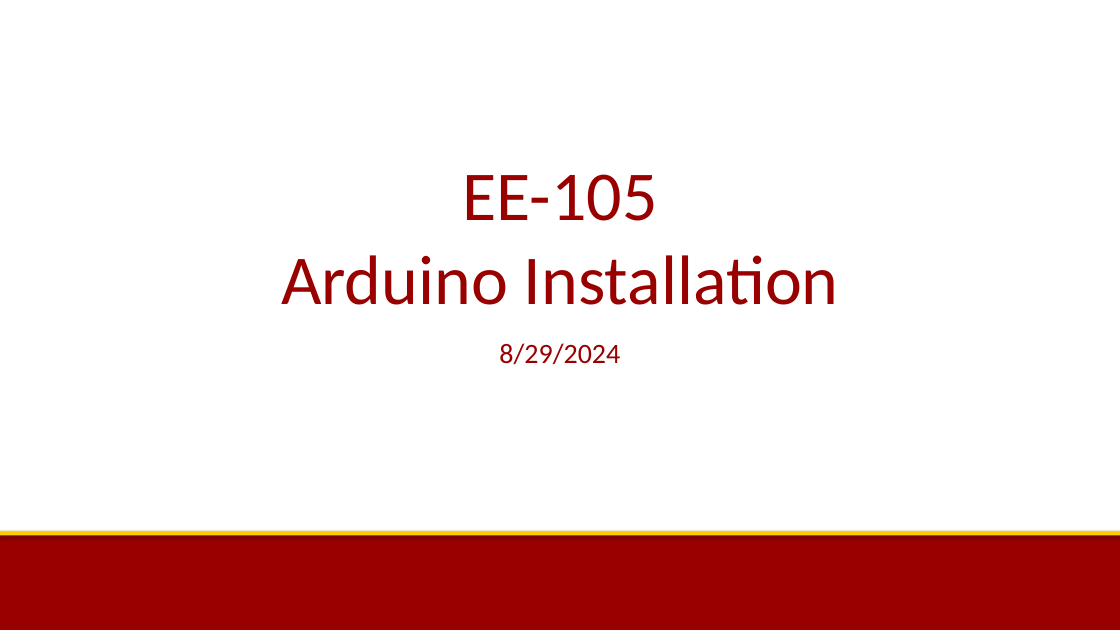
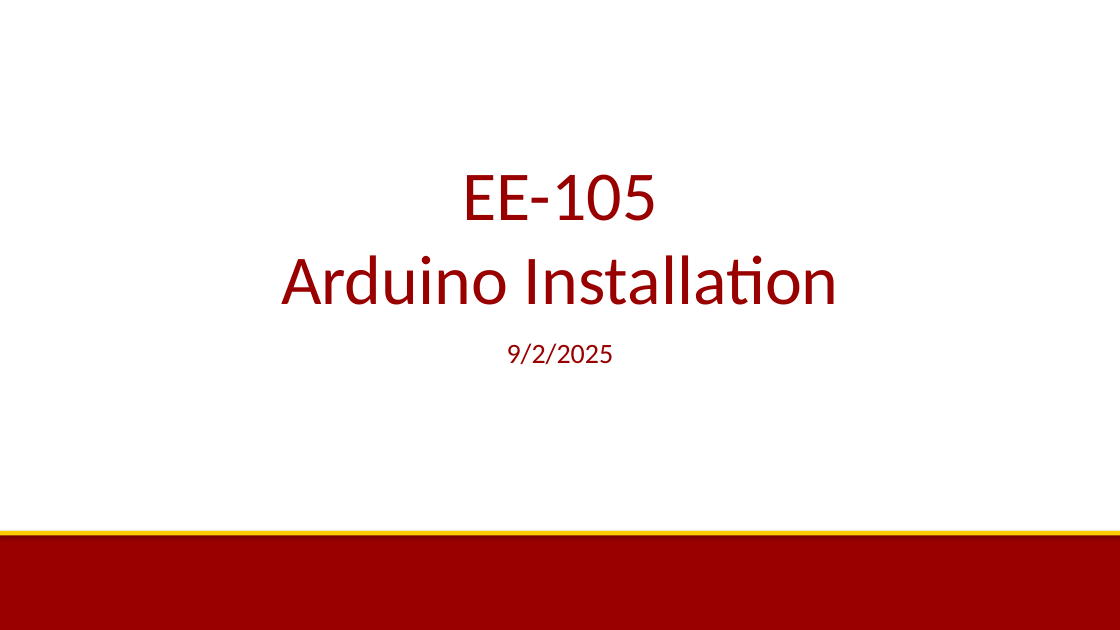
Before and after one commit to uscee105/ee105, a slide deck: slide 1 of assets/module-0-intro/mod-0-lecture-3-arduino-installation.pptx. Drawn at 1120x630 pixels with LibreOffice and Linux fonts; fonts in the diff are those of the drawing; background and template pictures are left out. Boxes give left, top, right and bottom in pixels: in the first picture for what was removed or moved away, otherwise in the second. Text is boxed around its words. In the diff, an @@ line names an element or a change of style, - is before the commit and + after.

```diff
--- a/assets/module-0-intro/mod-0-lecture-3-arduino-installation.pptx
+++ b/assets/module-0-intro/mod-0-lecture-3-arduino-installation.pptx
@@ subtitle at bbox=[507, 343, 614, 364]: text changed @@
-8/29/2024
+9/2/2025
```
Also in this commit, not shown: 3 other slides changed, 3 slides added, 1 other file.
